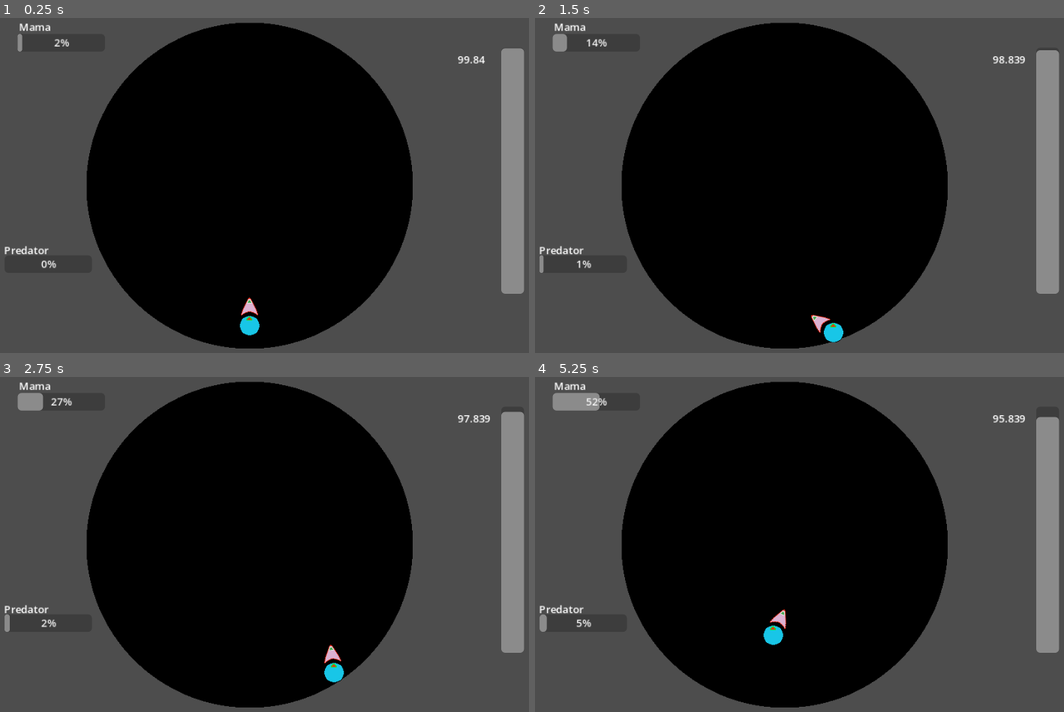
Above: before the commit, frames 1-4 (two rows, left to right).
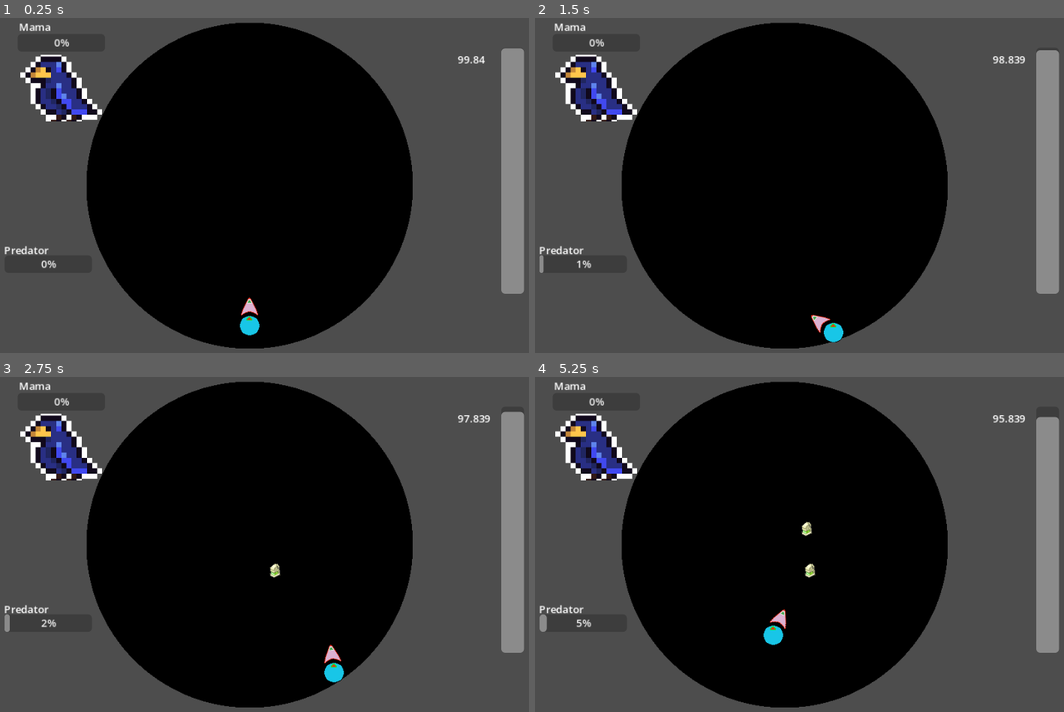
Above: after the commit, the same moments.

Repository: WilliamAalund/Brood-Feud
Game: Godot game, scene res://Levels/Main Level.tscn
Two runs of this game, one before a commit and one after it. Both use one fixed random seed, a clock stepped at 60 frames per second and the inputs below. The engine's default icon, where the game draws it, is replaced by a stand-in: a white triangle on a blue panel in a dark square.
Inputs (mouse positions are in pixels of both pictures, inside the frame that each line leads up to):
- Up to frame 1 (0.25 s): no input
- Up to frame 2 (1.5 s): move the mouse to (915, 168) at 0.52 s; hold D (right) 0.53-1.28 s; move the mouse to (661, 202) at 1.27 s; hold S (down) from 1.28 s (still down)
- Up to frame 3 (2.75 s): tap Enter at 2 s; move the mouse to (306, 470) at 2.02 s; release S (down) at 2.03 s; hold D (right) from 2.03 s (still down)
- Up to frame 4 (5.25 s): move the mouse to (751, 611) at 2.77 s; release D (right) at 2.78 s; hold W (up) 2.78-3.53 s; move the mouse to (963, 594) at 3.52 s; hold A (left) 3.53-5.03 s; move the mouse to (603, 494) at 4.27 s; move the mouse to (815, 544) at 5.02 s; hold S (down) from 5.03 s (still down)

The runs differ from the first frame. In frame 1, 2.0% of the frame differs, in the area x 3-20%, y 4-31%; in frame 2, 2.1%; in frame 3, 2.3%; in frame 4, 2.6%, in the area x 3-54%, y 4-60%.

Commit message:
Small changes to momma bird
- Momma bird now starts at the nest
- cleaned up _on_timer_timeout() and momReturns() functions so more variables and actions aren't handled in _on_timer_timeout()
- commented more of momma bird

Diff:
--- a/Sub Scenes/Object_Momma_Bird/Momma_Bird.gd
+++ b/Sub Scenes/Object_Momma_Bird/Momma_Bird.gd
@@ -7,8 +7,8 @@
 @export var LandingTime = 1.5
 
 var goneTimer = 0
-var isHome = false
-var predatorIsHome = false
+var isHome = true # Momma bird starts off at the nest
+var predatorIsHome = false # Used to make sure momma bird doesn't come to roost while predator is attacking
 
 signal mom_drops_food
 signal toggle_mom_presence
@@ -17,29 +17,29 @@
 	SecondsToReturn = value
 	$ProgressBar.max_value = SecondsToReturn
 
-func _ready(): # Momma bird starts off invisible
+func _ready(): # Momma bird starts off at the nest
 	var momSprite = get_child(0)
 	momSprite.visible = isHome
 	$ProgressBar.max_value = SecondsToReturn
+	momReturns()
 
-func _on_timer_timeout():
+func _on_timer_timeout(): # Function runs every 0.1 seconds
 	if (!isHome):
-		goneTimer += 0.1
+		goneTimer += 0.1 # Incremented by tenths of a second
 		$ProgressBar.value = goneTimer
-	if goneTimer > SecondsToReturn:
+	if !isHome and goneTimer > SecondsToReturn:
 		if !predatorIsHome: # Momma bird will not return to the nest if a predator is in the nest.
 			print("Momma bird returns")
 			isHome = true
-			var momSprite = get_child(0)
-			momSprite.visible = isHome
-			momReturns()
-			goneTimer = 0
-		else: # Momma bird gets scared and runs from the nest
+			momReturns() # sets isHome to false when end of function is reached
+		else: # Momma bird gets scared off by predator
 			print("Momma bird scared off from nest")
 			goneTimer /= 2
 
-func momReturns():
+func momReturns(): # Hand
 	emit_signal("toggle_mom_presence")
+	var momSprite = get_child(0)
+	momSprite.visible = isHome
 	await get_tree().create_timer(LandingTime).timeout
 	var foodDropped = 0
 	while foodDropped <= FoodToDrop:
@@ -47,8 +47,8 @@
 		foodDropped += 1
 		await get_tree().create_timer(DropInterval).timeout
 	isHome = false
-	var momSprite = get_child(0)
 	momSprite.visible = isHome
+	goneTimer = 0
 	emit_signal("toggle_mom_presence")
 	print("Momma bird leaves")
 
